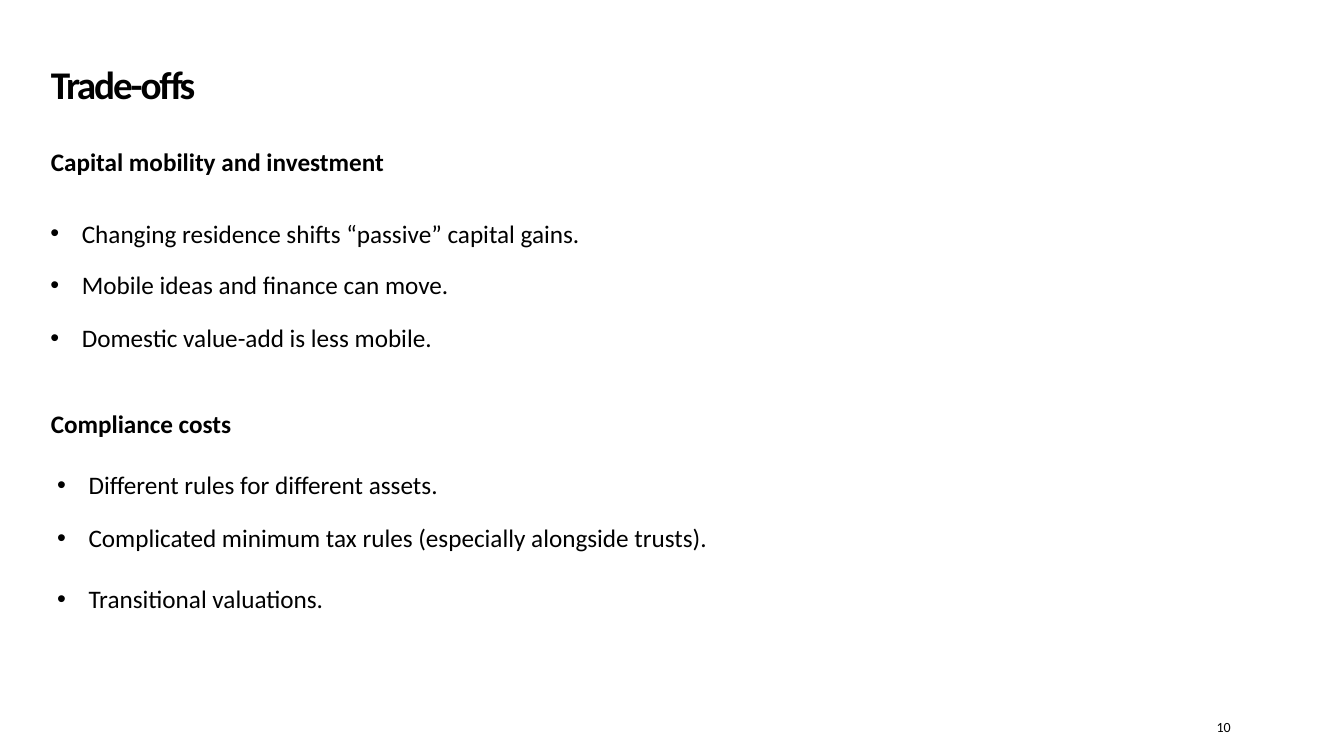
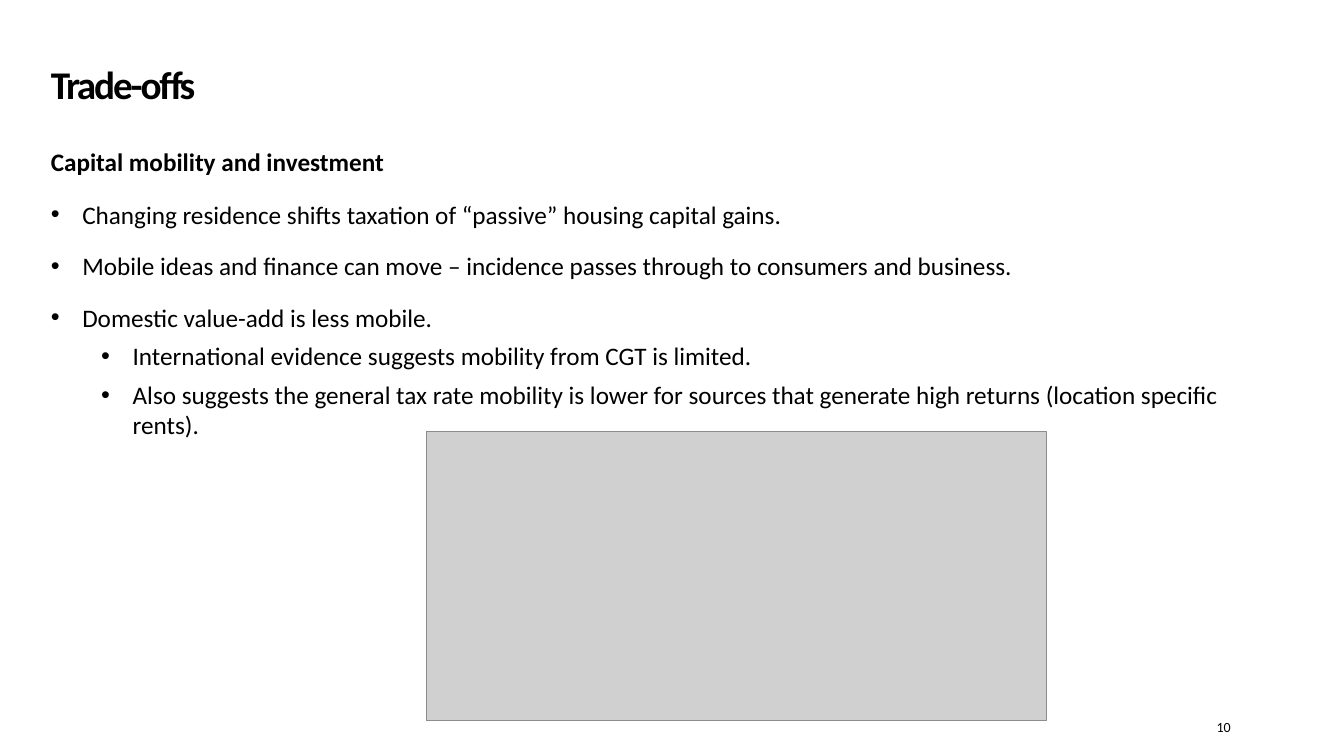
Before and after one commit to Zjub/TVHENZ, a slide deck: slide 10 of e61 Projects/Presentations/QETA Post-Budget 2026.pptx. Drawn at 1344x756 pixels with LibreOffice and Linux fonts; fonts in the diff are those of the drawing; grey boxes stand for pictures; background and template pictures are left out. Boxes give left, top, right and bottom in pixels: in the first picture for what was removed or moved away, otherwise in the second. Text is boxed around its words. In the diff, an @@ line names an element or a change of style, - is before the commit and + after.

Commit message:
update slides

```diff
--- a/e61 Projects/Presentations/QETA Post-Budget 2026.pptx
+++ b/e61 Projects/Presentations/QETA Post-Budget 2026.pptx
@@ text at (82, 206, 781, 229): text changed @@
-• Changing residence shifts “passive” capital gains.
+• Changing residence shifts taxation of “passive” housing capital gains.
@@ text at (82, 257, 1012, 280): text changed @@
-• Mobile ideas and finance can move.
+• Mobile ideas and finance can move – incidence passes through to consumers and business.
@@ text "Domestic value-add is less mobile.": place and size @@
-text "Domestic value-add is less mobile." at (82, 329, 432, 348)
+text "Domestic value-add is less mobile." at (82, 309, 1217, 438)
@@ text at (133, 347, 1217, 438): paragraphs added @@
+  • International evidence suggests mobility from CGT is limited.
+  • Also suggests the general tax rate mobility is lower for sources that generate high returns (location specific rents).
@@ text removed at (51, 415, 232, 437) @@
-Compliance costs
@@ picture added at (426, 432, 1047, 721) @@
@@ text removed at (89, 476, 438, 495) @@
-• Different rules for different assets.
@@ text removed at (89, 528, 706, 552) @@
-• Complicated minimum tax rules (especially alongside trusts).
@@ text removed at (89, 590, 323, 609) @@
-• Transitional valuations.
```
Also in this commit, not shown: 5 other slides changed, 8 slides added, 1 slide removed, 3 other files.
